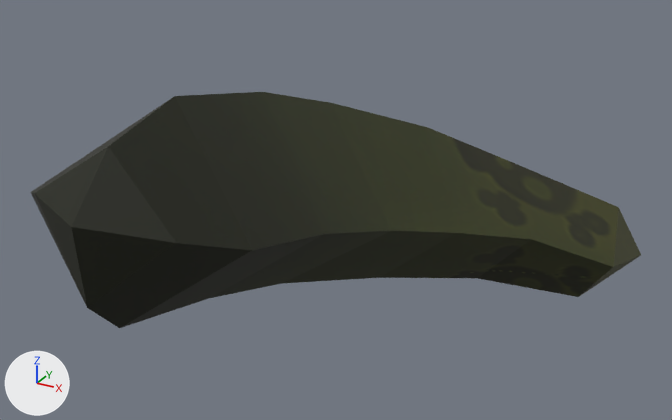
The FBX model UnityProject/Assets/Krok/Hand.fbx: old version first, new version second.
The view is the same before and after, from a camera (50 mm lens) standing at (0.00236, -0.0112, 0.00489) and looking at (-0.00222, -0.00288, 0.00074). The axes (+X, +Y, +Z) are drawn at lower left. The lights are the same throughout. Where no turn or scale is listed for an object, it has been applied to the vertices.

In view in the first picture: 'Arm'.
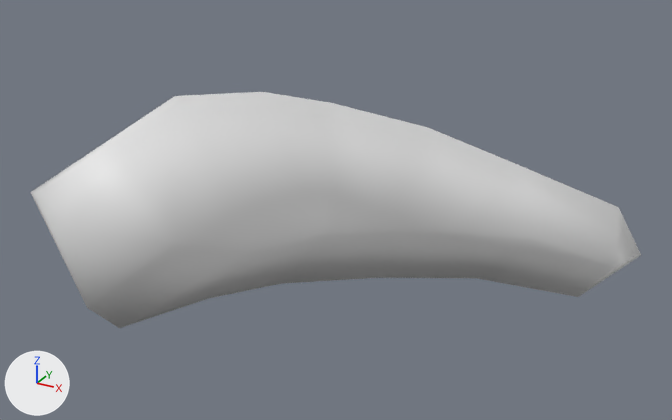
The newer file is also rescaled (x100.0), turned or shifted as a whole; pictures and numbers use the older file's frame.

Pixel boxes [x1, y1, x2, y2] of what changed, in the pictures (672 x 420 px):
```json
{"object": "Arm", "change": "recoloured, shading changed", "before": [31, 92, 641, 328], "after": [31, 92, 641, 328], "on screen": "black to grey"}
```

Scene script edits in JSON lines:
```json
{"block": "me_arm", "where": "me_arm.from_pydata(...)  # 32 vertices, 36 faces; spans x -0.00462..0.00065, y -0.00615..0.0007, z -0.00087..0.00245"}
{"block": "me_arm", "where": "# used by ob_arm; location = (0.0, 0.0, 0.0)"}
{"op": "remove", "block": "me_arm", "code": "me_arm.materials.append(mat_none__diffuse)  # picture img_diffuse512_png"}
{"block": "me_arm", "change": "me_arm part 1: all faces are now shaded smooth (36 of 36 changed)"}
```
